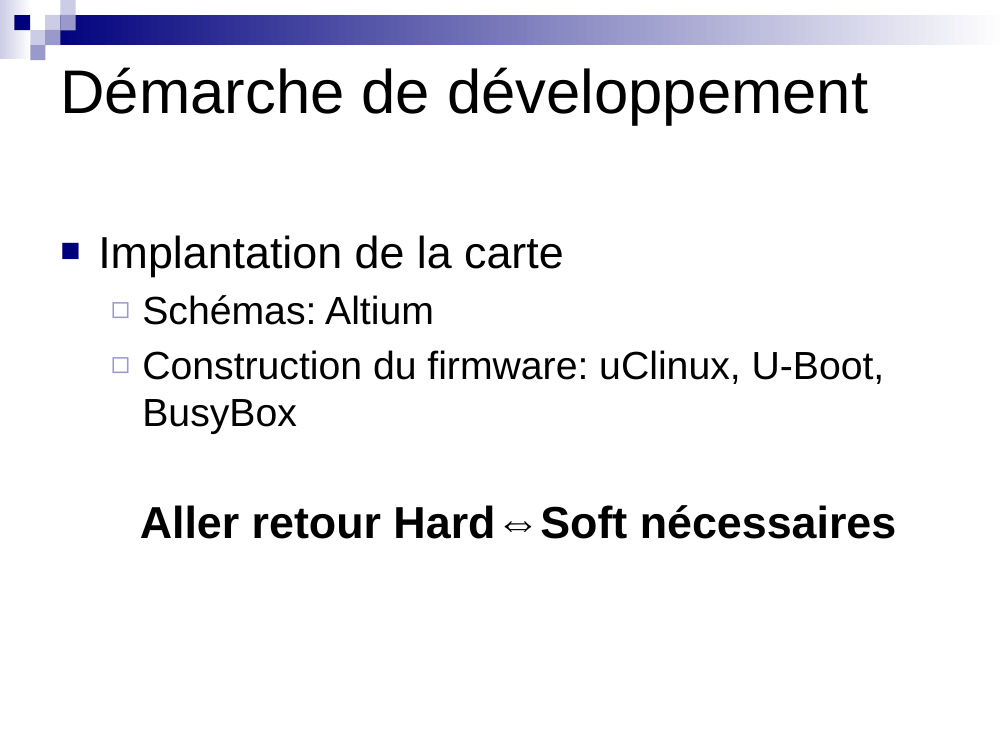
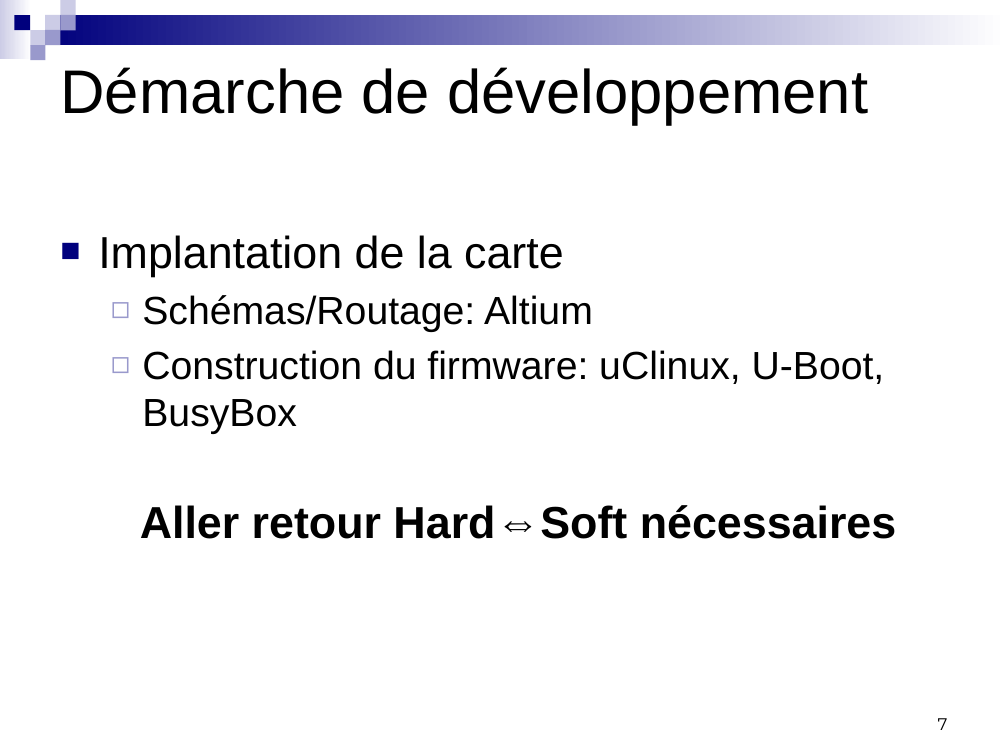
Before and after one commit to badrbouslikhin/Beluga, a slide deck: slide 7 of Rendu/PresentationFinale/Binome13PresentationFinalePRT.pptx. Drawn at 1008x756 pixels with LibreOffice and Linux fonts; fonts in the diff are those of the drawing. Boxes give left, top, right and bottom in pixels: in the first picture for what was removed or moved away, otherwise in the second. Text is boxed around its words. In the diff, an @@ line names an element or a change of style, - is before the commit and + after.

```diff
--- a/Rendu/PresentationFinale/Binome13PresentationFinalePRT.pptx
+++ b/Rendu/PresentationFinale/Binome13PresentationFinalePRT.pptx
@@ text at bbox=[142, 295, 593, 332]: text changed @@
-  ◻ Schémas: Altium
+  ◻ Schémas/Routage: Altium
@@ page number added at bbox=[938, 718, 948, 730], 12 pt, text #000000 @@
+7
```
Also in this commit, not shown: 10 other slides changed.
